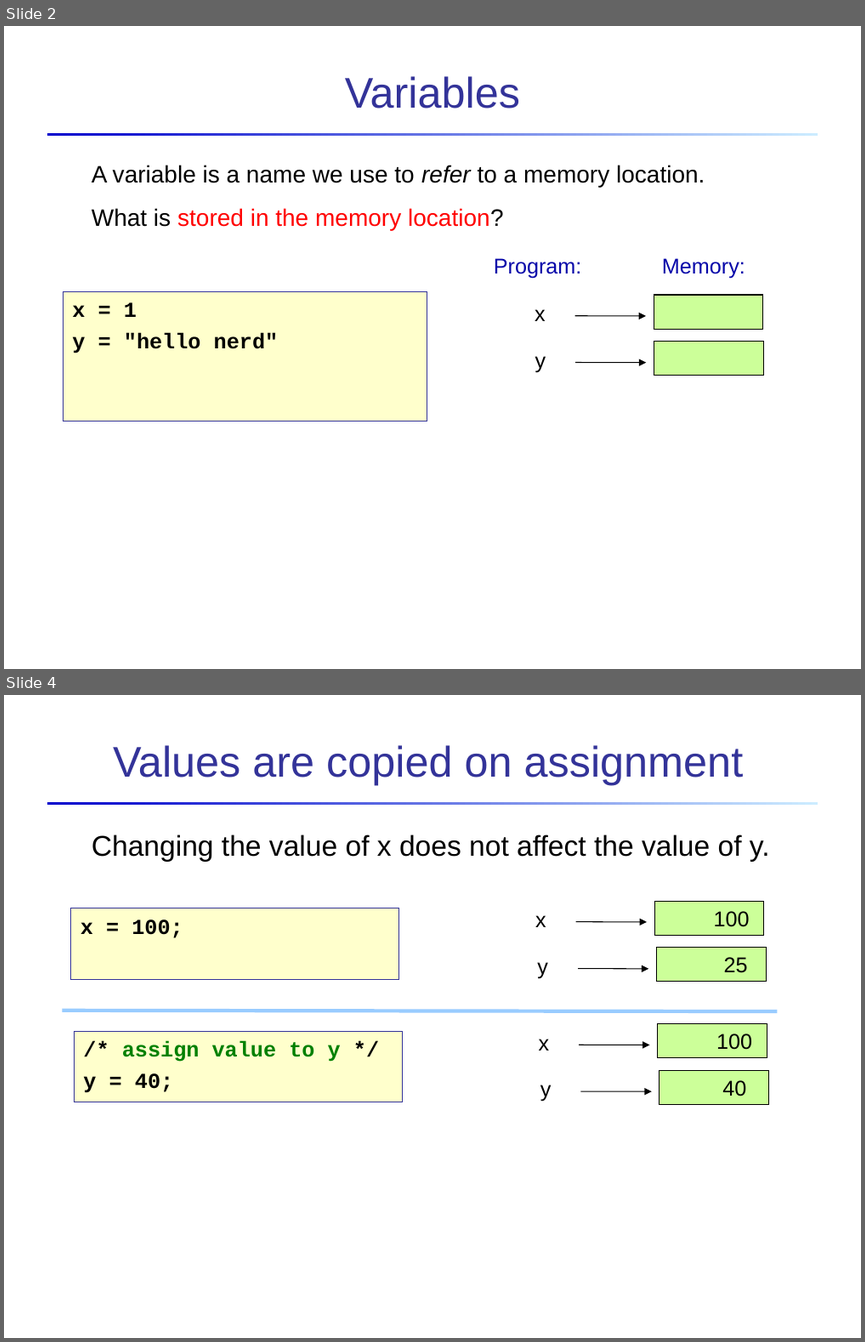
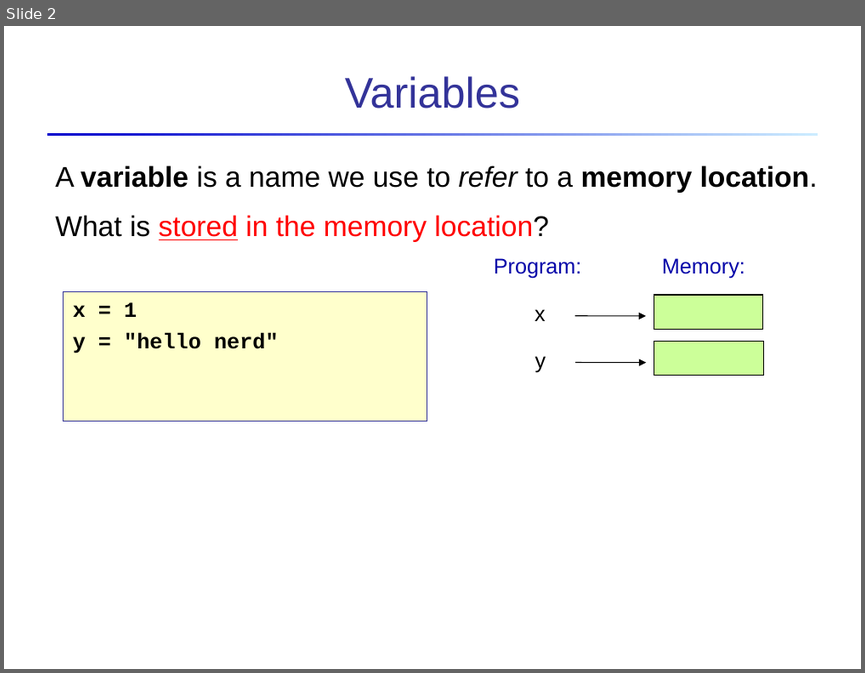
Before and after one commit to cpske/Prog2, a slide deck: oop/Object-References.ppt. Shown one above the other, each under a label of ours: slides 2 and 4 before the commit, slide 2 after it; the slides between them are not shown. The pictures are 865x1342 and 865x673 pixels, drawn with LibreOffice and Linux fonts; fonts in the diff are those of the drawing. Boxes give left, top, right and bottom in pixels: in the first picture for what was removed or moved away, otherwise in the second. Text is boxed around its words. In the diff, an @@ line names an element or a change of style, - is before the commit and + after.

```diff
--- a/oop/Object-References.ppt
+++ b/oop/Object-References.ppt
@@ slide 4 removed at <box>4,695,861,1338</box>, background #FFFFFF; not listed: 1 template element that a slide beside it also shows @@
@@ title removed at <box>113,745,744,785</box> @@
-Values are copied on assignment
@@ text removed at <box>92,834,770,862</box> @@
-Changing the value of x does not affect the value of y.
@@ rectangle removed at <box>71,908,399,980</box> @@
-x = 100;
@@ text removed at <box>535,915,546,927</box> @@
-x
@@ arrow removed from (576, 922) to (647, 922) @@
@@ rectangle removed at <box>654,901,764,935</box> @@
@@ text removed at <box>714,911,749,927</box> @@
-100
@@ rectangle removed at <box>656,947,766,981</box> @@
@@ text removed at <box>537,962,548,978</box> @@
-y
@@ arrow removed from (578, 969) to (648, 969) @@
@@ text removed at <box>724,957,748,973</box> @@
-25
@@ line removed from (64, 1010) to (775, 1011) @@
@@ rectangle removed at <box>658,1024,767,1058</box> @@
@@ rectangle removed at <box>75,1031,403,1102</box> @@
-/* assign value to y */
-y = 40;
@@ text removed at <box>539,1038,550,1050</box> @@
-x
@@ arrow removed from (579, 1044) to (649, 1044) @@
@@ text removed at <box>716,1033,752,1049</box> @@
-100
@@ rectangle removed at <box>659,1071,769,1105</box> @@
@@ text removed at <box>540,1084,551,1101</box> @@
-y
@@ arrow removed from (581, 1091) to (652, 1092) @@
@@ text removed at <box>722,1080,746,1096</box> @@
-40
@@ slide 2 changed as well @@
@@ text "A variable is a name ...": place and size @@
-text "A variable is a name ..." at <box>92,165,704,230</box>
+text "A variable is a name ..." at <box>55,165,817,242</box>
@@ text "A variable is a name ..." at <box>55,165,817,242</box>: size 20 to 24 pt; bold on in "variable memory location."; underline on in "stored" @@
```
Also in this commit, not shown: 4 other slides changed, 12 slides added, 7 other slides removed, 9 other files.
